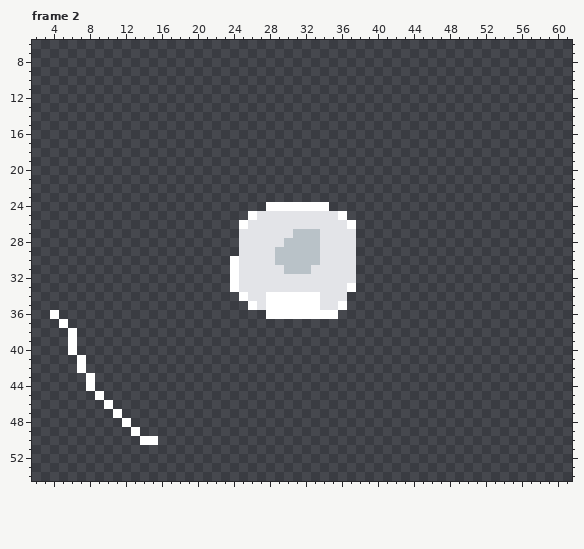
One commit to this pixel-art file: Game Off Game Jam Prototype/Assets/Textures/Spectre/SpectralAnchors.aseprite. The first picture shows the starting point.
64x64 pixels, 10 frames. Shown: frame 2: x 2..61, y 6..54. The commit also changed other frames, which this record leaves out.
After the commit:
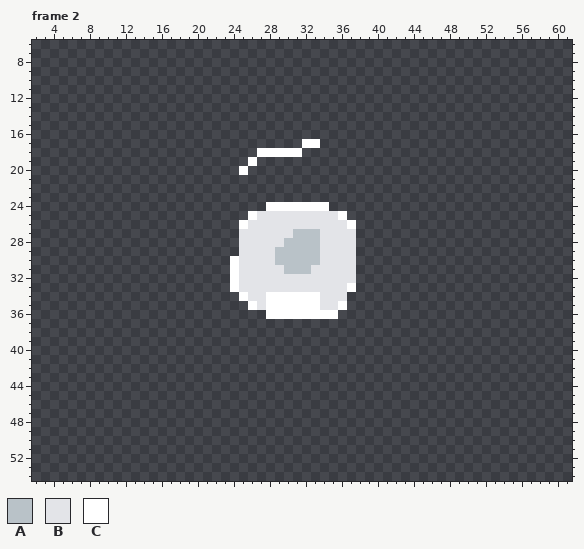
Palette (. is transparent): A #b9c2c8  B #e3e4e8  C #ffffff
The exact change:
layer "Layer 4" now hidden
layer "Layer 7" added
Frame 2:
y 17: x 32..33 .. -> CC
y 18: x 27..31 ..... -> CCCCC
y 19: x 26 . -> C
y 20: x 25 . -> C
y 36: x 4 C -> .
y 37: x 5 C -> .
y 38..40: x 6 C -> .
y 41..42: x 7 C -> .
y 43..44: x 8 C -> .
y 45: x 9 C -> .
y 46: x 10 C -> .
y 47: x 11 C -> .
y 48: x 12 C -> .
y 49: x 13 C -> .
y 50: x 14..15 CC -> ..
